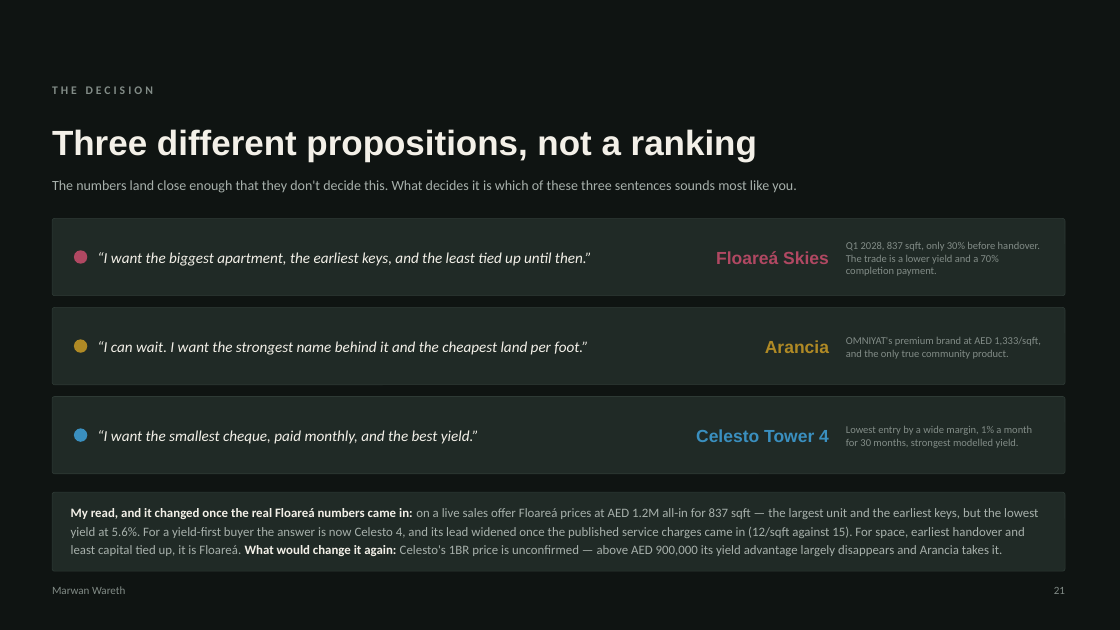
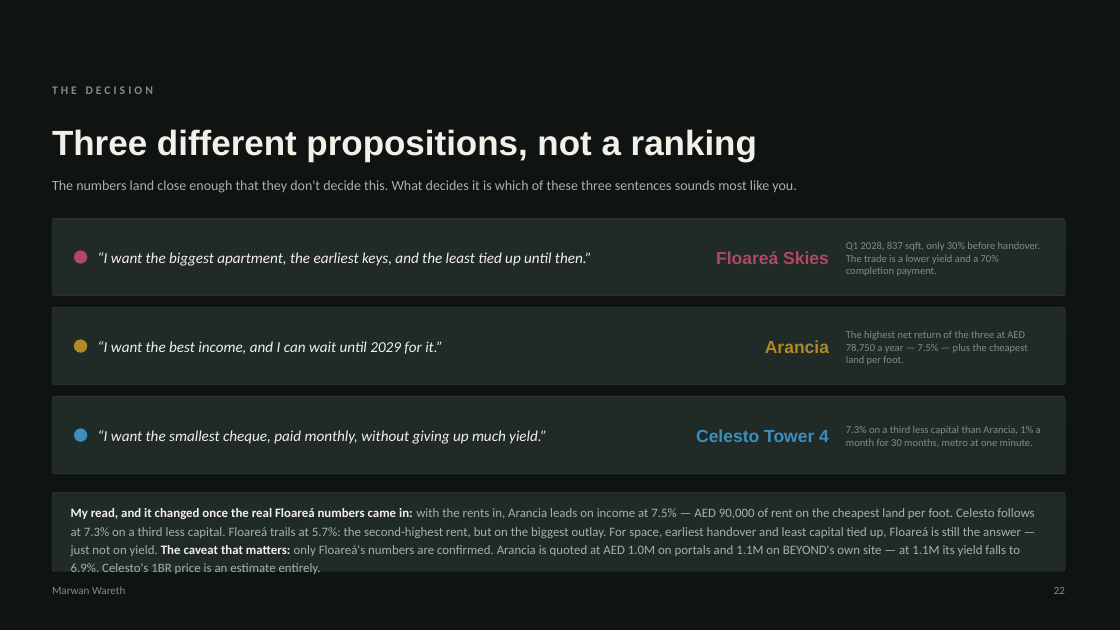
Before and after one commit to MWareth/openai-startup-name-generator, a slide deck: slide 22 of docs/client-deck/Three-Projects-One-Decision.pptx (slide 21 before the commit). Drawn at 1120x630 pixels with LibreOffice and Linux fonts; fonts in the diff are those of the drawing. Boxes give left, top, right and bottom in pixels: in the first picture for what was removed or moved away, otherwise in the second. Text is boxed around its words. In the diff, an @@ line names an element or a change of style, - is before the commit and + after.

```diff
--- a/docs/client-deck/Three-Projects-One-Decision.pptx
+++ b/docs/client-deck/Three-Projects-One-Decision.pptx
@@ text at [97, 341, 443, 354]: text changed @@
-“I can wait. I want the strongest name behind it and the cheapest land per foot.”
+“I want the best income, and I can wait until 2029 for it.”
@@ text at [846, 331, 1027, 365]: text changed @@
-OMNIYAT's premium brand at AED 1,333/sqft, and the only true community product.
+The highest net return of the three at AED 78,750 a year — 7.5% — plus the cheapest land per foot.
@@ text at [97, 430, 547, 444]: text changed @@
-“I want the smallest cheque, paid monthly, and the best yield.”
+“I want the smallest cheque, paid monthly, without giving up much yield.”
@@ text at [846, 426, 1041, 446]: text changed @@
-Lowest entry by a wide margin, 1% a month for 30 months, strongest modelled yield.
+7.3% on a third less capital than Arancia, 1% a month for 30 months, metro at one minute.
@@ text at [71, 508, 1034, 556]: text changed @@
-My read, and it changed once the real Floareá numbers came in: on a live sales offer Floareá prices at AED 1.2M all-in for 837 sqft — the largest unit and the earliest keys, but the lowest yield at 5.6%. For a yield-first buyer the answer is now Celesto 4, and its lead widened once the published service charges came in (12/sqft against 15). For space, earliest handover and least capital tied up, it is Floareá. What would change it again: Celesto's 1BR price is unconfirmed — above AED 900,000 its yield advantage largely disappears and Arancia takes it.
+My read, and it changed once the real Floareá numbers came in: with the rents in, Arancia leads on income at 7.5% — AED 90,000 of rent on the cheapest land per foot. Celesto follows at 7.3% on a third less capital. Floareá trails at 5.7%: the second-highest rent, but on the biggest outlay. For space, earliest handover and least capital tied up, Floareá is still the answer — just not on yield. The caveat that matters: only Floareá's numbers are confirmed. Arancia is quoted at AED 1.0M on portals and 1.1M on BEYOND's own site — at 1.1M its yield falls to 6.9%. Celesto's 1BR price is an estimate entirely.
@@ text at [1054, 587, 1065, 594]: text changed @@
-21
+22
```
Also in this commit, not shown: 20 other slides changed, 1 slide added, 4 other files.
